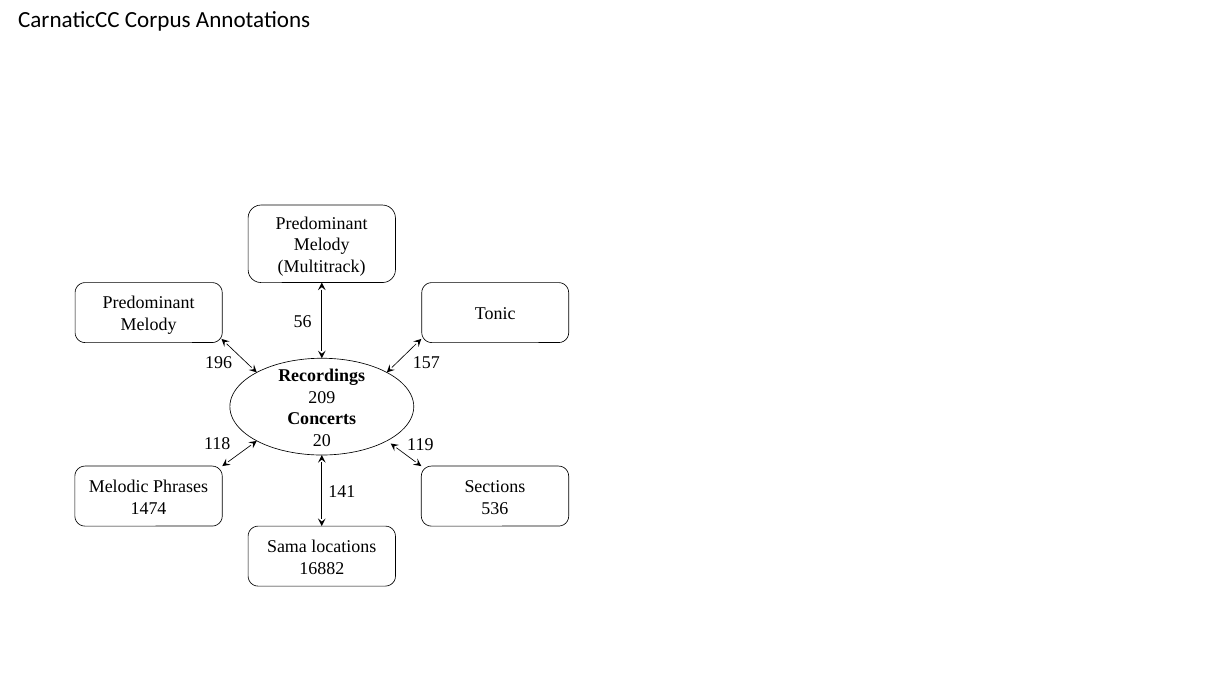
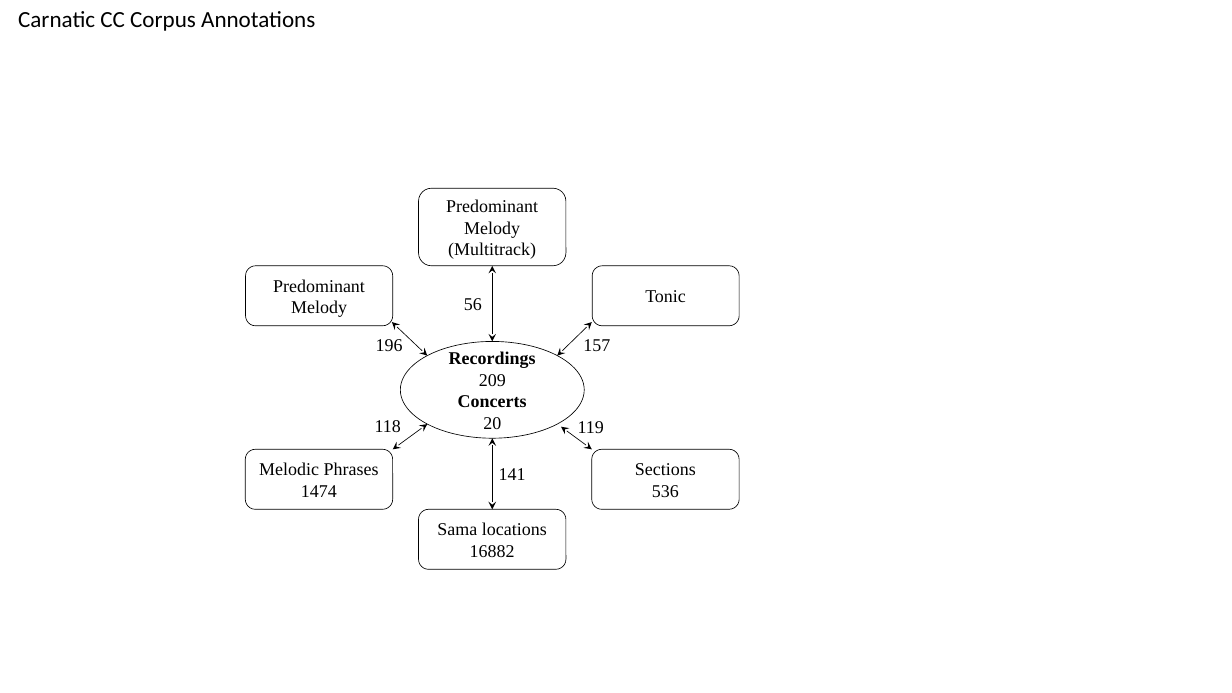
Before and after one commit to sankalpg/PhDThesis, a slide deck: slide 8 of ch04_datasets/figures/CorpusDataset_Stats.pptx (slide 5 before the commit). Drawn at 1232x693 pixels with LibreOffice and Linux fonts; fonts in the diff are those of the drawing. Boxes give left, top, right and bottom in pixels: in the first picture for what was removed or moved away, otherwise in the second. Text is boxed around its words. In the diff, an @@ line names an element or a change of style, - is before the commit and + after.

```diff
--- a/ch04_datasets/figures/CorpusDataset_Stats.pptx
+++ b/ch04_datasets/figures/CorpusDataset_Stats.pptx
@@ text at box(18, 11, 315, 31): spaces changed @@
-CarnaticCC Corpus Annotations
+Carnatic CC Corpus Annotations
@@ 6 rounded rectangles, 6 texts, 6 double arrows, 1 ellipse: place and size @@
-6 rounded rectangles, 6 texts, 6 double arrows, 1 ellipse at box(75, 205, 569, 586)
+6 rounded rectangles, 6 texts, 6 double arrows, 1 ellipse at box(246, 189, 739, 569)
```
Also in this commit, not shown: 3 other slides changed, 7 slides added, 1 slide removed, 7 other files.
